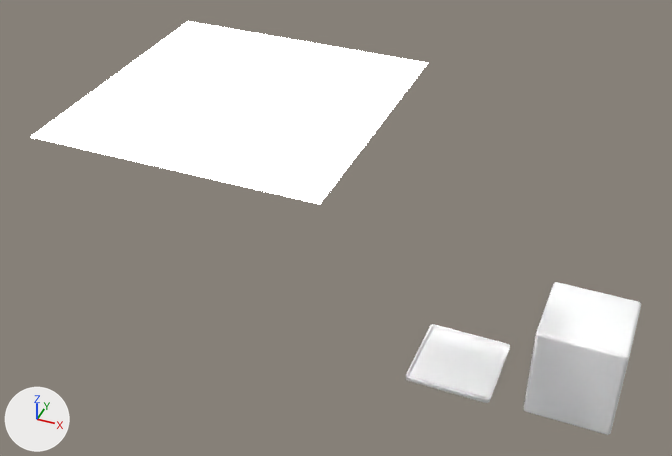
The Blender file ipad-headrest-mount/ipad-mount.blend, before and after one commit.
Rendered twice from a 50 mm camera at (3.65, -16.81, 15.14) aimed at (-2.2, -2.63, 4.25). Arrows for +X, +Y and +Z are at lower left; the lights stay in place.
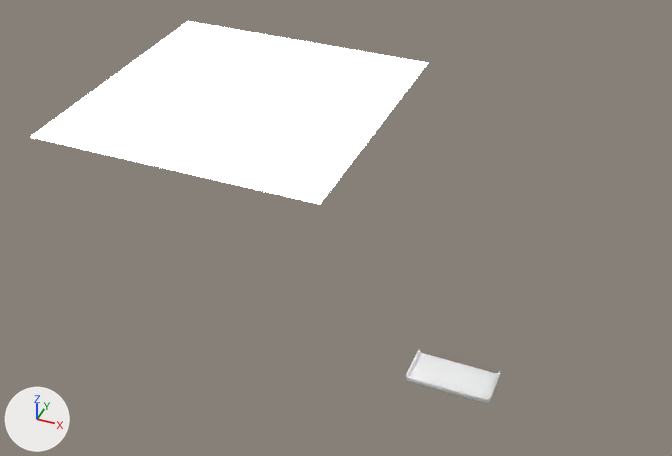
Commit message: / ‘ipad-headrest-mount/ipad-mount.blend’ / ‘ipad-headrest-mount/ipad-mount.blend1’

Edits to the scene script, one JSON object a line:
```json
{"block": "me_cube_001", "where": "# used by ob_cube_001; location = (0.0, 0.0, 0.0); scale = (1.05, 1.05, 1.05)"}
{"op": "remove", "block": "me_cube_001", "code": "me_cube_001.from_pydata(...)  # 576 vertices, 540 faces; spans x -1.0..1.0, y -1.0..1.0, z -1.0..-0.85"}
{"op": "add", "block": "me_cube_001", "code": "me_cube_001.from_pydata(...)  # 328 vertices, 292 faces; spans x -1.0..1.0, y -1.0..0.01, z -1.0..-0.85"}
{"block": "me_cube_001", "change": "me_cube_001 part 1: 288 vertices removed from x -1.0..1.0, y 0.88..1.0, z -1.0..-0.85"}
{"block": "me_cube_001", "change": "me_cube_001 part 2: 40 vertices added at x -1.0..1.0, y 0.01, z -1.0..-0.85"}
{"op": "remove", "block": "ob_cube_002", "code": ["ob_cube_002 = bpy.data.objects.new('Cube.002', me_cube_003)", "ob_cube_002.location = (0.04, -0.28, -0.96)", "ob_cube_002.scale = (0.1, 0.0675, 0.004)"]}
{"op": "remove", "block": "ob_cube", "code": ["ob_cube = bpy.data.objects.new('Cube', me_cube)", "ob_cube.location = (2.85, 0.0, 0.0)", "ob_cube.scale = (1.0, 1.0, 1.0)"]}
```

Where the change shows, as pixel boxes [x1, y1, x2, y2] in the pictures (672 x 456 px):
```json
{"object": "Cube", "change": "deleted", "before": [524, 282, 641, 435]}
{"object": "Cube.001", "change": "reshaped", "before": [406, 324, 510, 403], "after": [406, 349, 501, 403], "on screen": "9% narrower, 31% shorter"}
{"object": "Cube.002", "change": "deleted", "before": [410, 341, 502, 398]}
{"part": 1, "of": "me_cube_001", "change": "deleted", "before": [406, 324, 510, 399]}
{"part": 2, "of": "me_cube_001", "change": "added", "after": [406, 349, 501, 399]}
```
